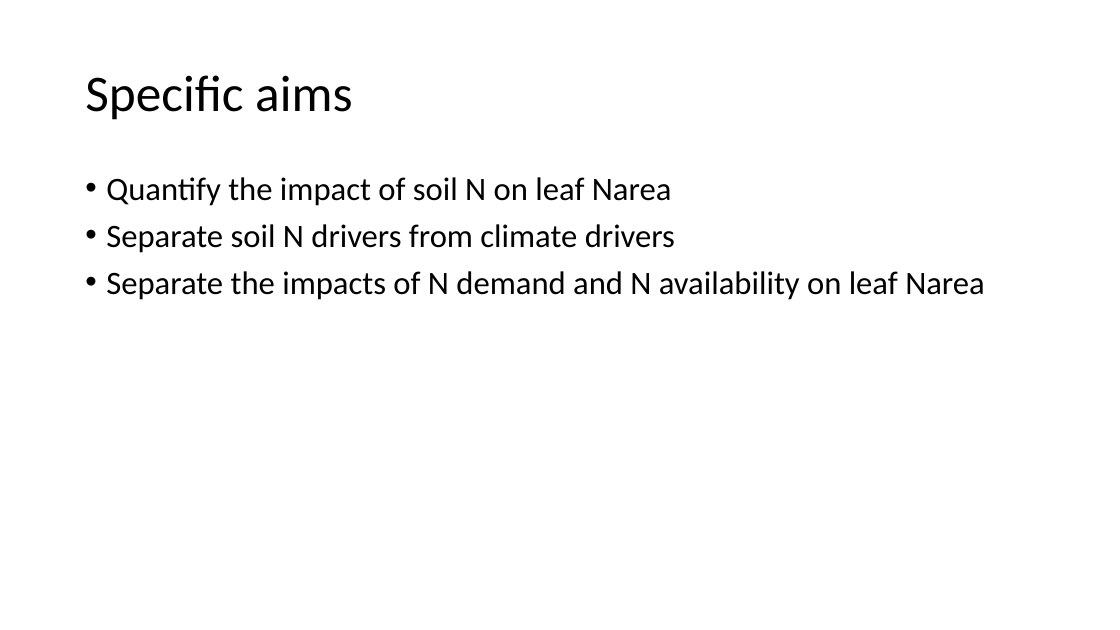
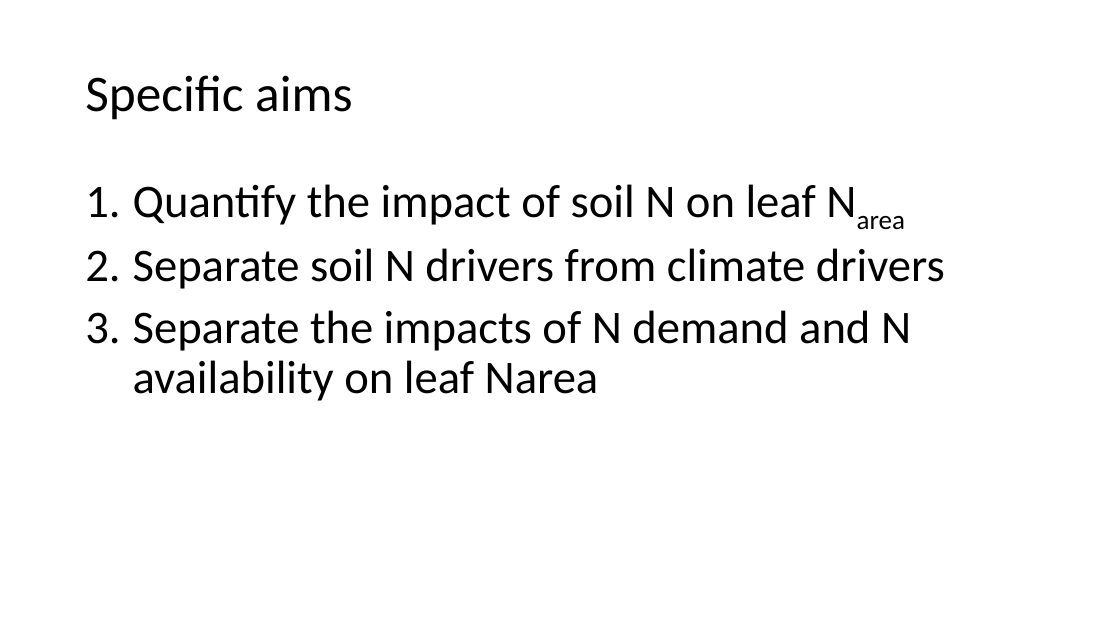
Before and after one commit to efwaring/NutNetPhys, a slide deck: slide 7 of presentations/nutnet_narea.pptx (slide 4 before the commit). Drawn at 1120x630 pixels with LibreOffice and Linux fonts; fonts in the diff are those of the drawing. Boxes give left, top, right and bottom in pixels: in the first picture for what was removed or moved away, otherwise in the second. Text is boxed around its words. In the diff, an @@ line names an element or a change of style, - is before the commit and + after.

```diff
--- a/presentations/nutnet_narea.pptx
+++ b/presentations/nutnet_narea.pptx
@@ text "Quantify the impact of soil ..." at (133, 184, 945, 401): size 28 to 40 pt; now subscript in "Narea"; bullet • to 1. @@
```
Also in this commit, not shown: 8 other slides changed, 7 slides added, 13 other files.
